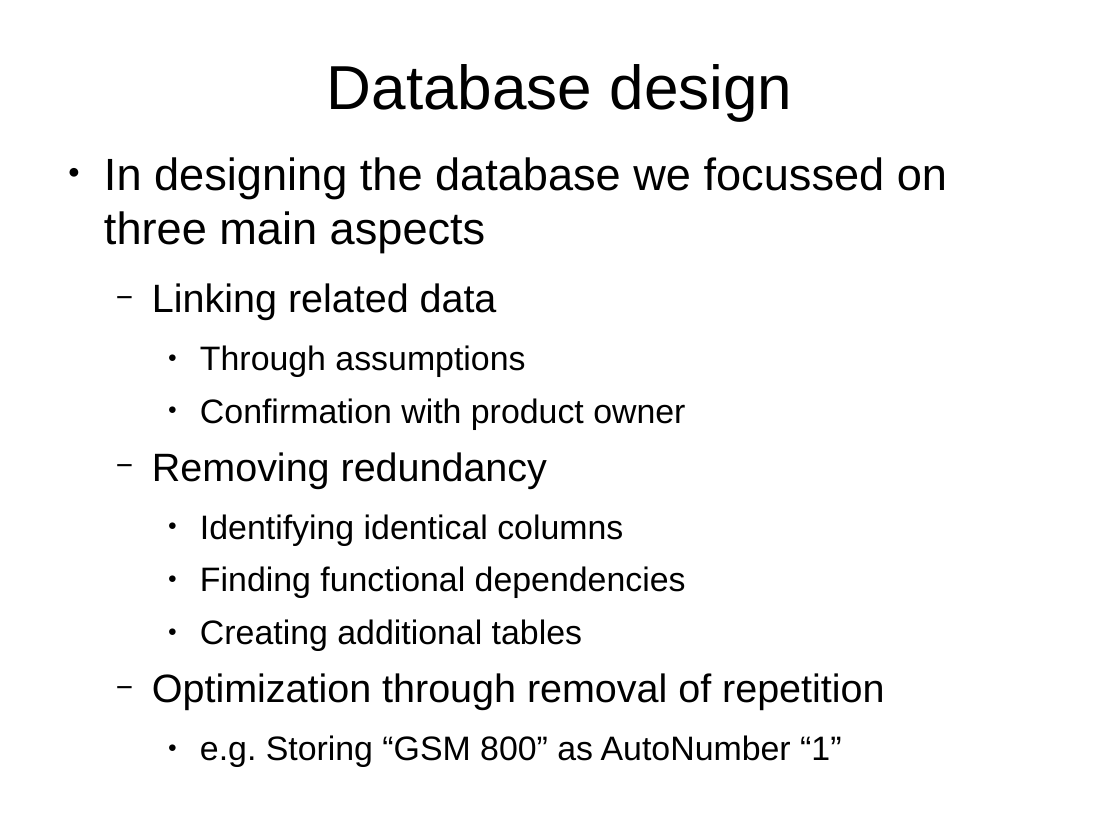
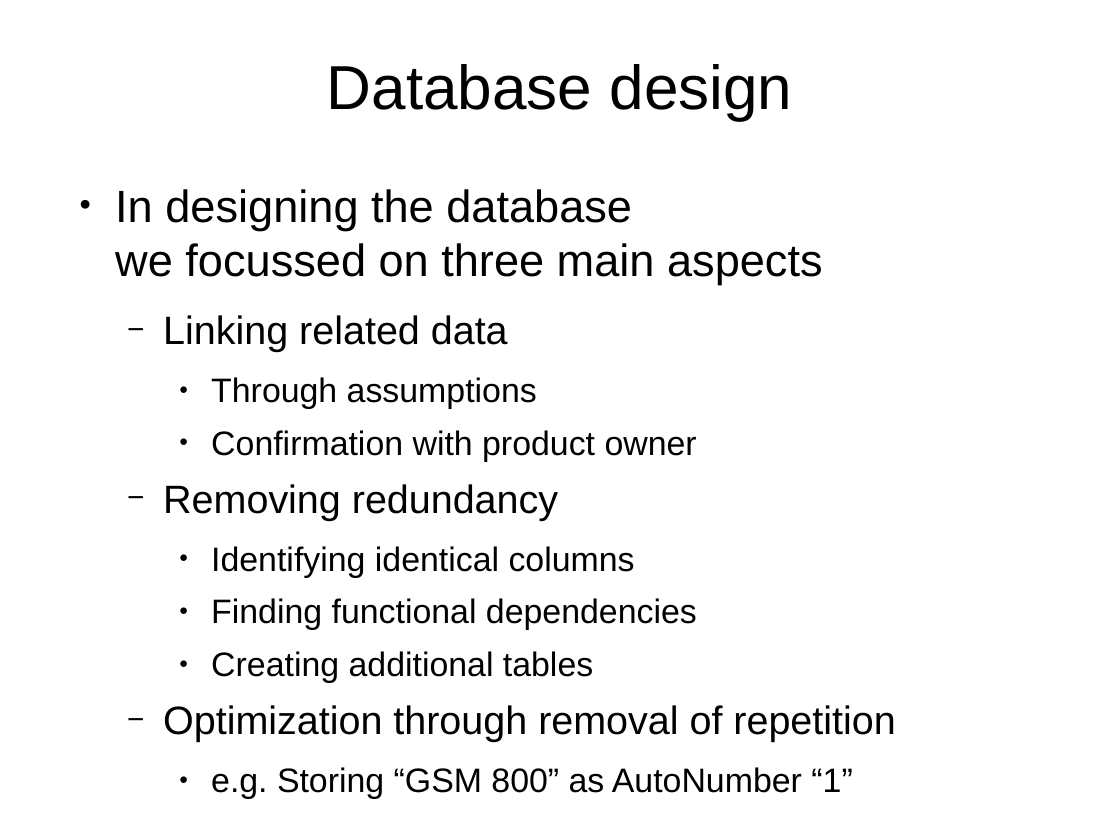
Before and after one commit to rednanor/GroupProject, a slide deck: slide 3 of Group5presentation.odp. Drawn at 1120x840 pixels with LibreOffice and Linux fonts; fonts in the diff are those of the drawing; background and template pictures are left out. Boxes give left, top, right and bottom in pixels: in the first picture for what was removed or moved away, otherwise in the second. Text is boxed around its words. In the diff, an @@ line names an element or a change of style, - is before the commit and + after.

```diff
--- a/Group5presentation.odp
+++ b/Group5presentation.odp
@@ text "In designing the database we ..." rewrapped from [104,157,947,767] to [115,189,895,799] @@
```
Also in this commit, not shown: 2 other slides changed, 1 slide added.
